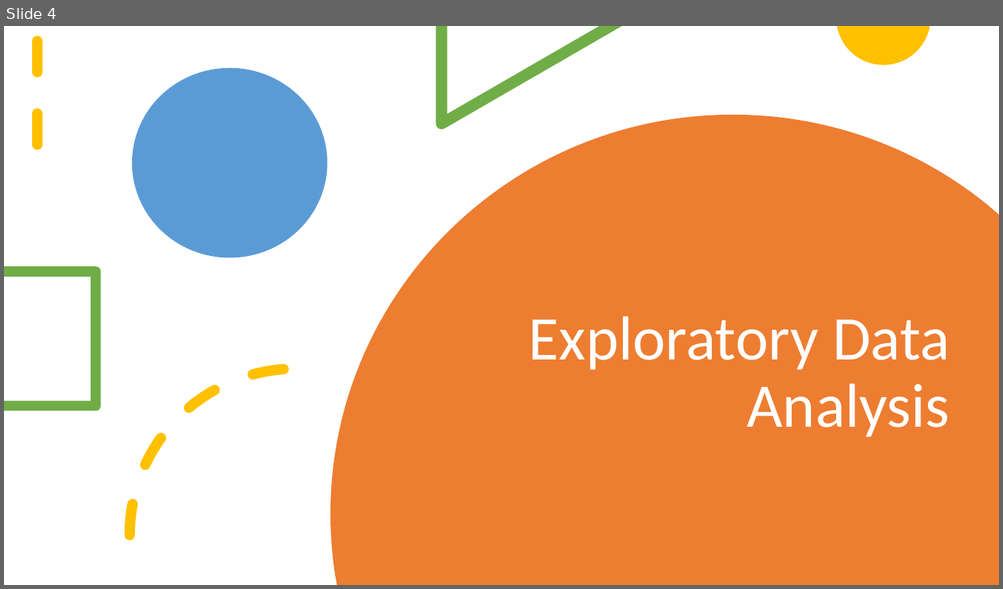
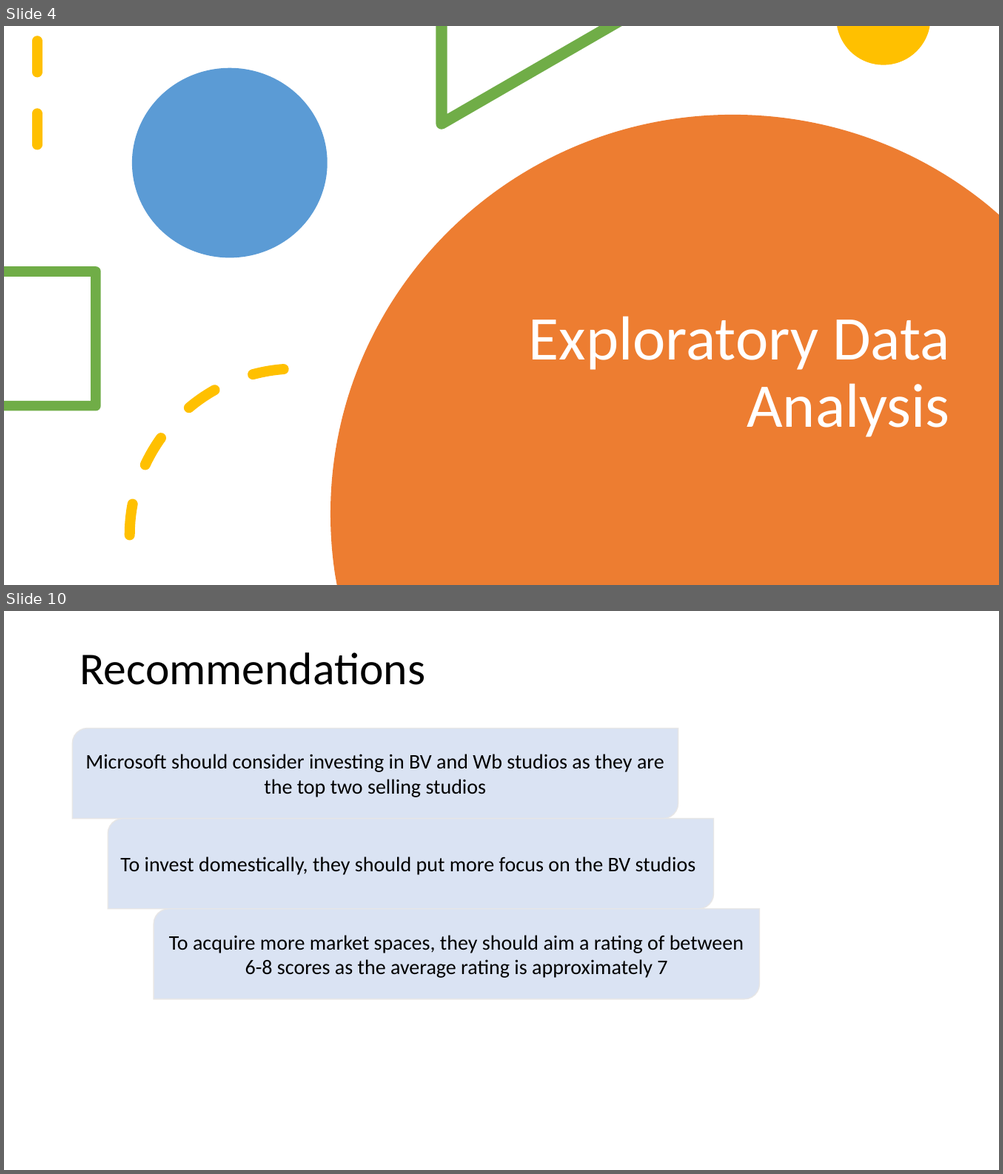
Before and after one commit to okudapascal/Phase_1-Project-Moringa, a slide deck: Presentation pascal v01.pptx. Shown one above the other, each under a label of ours: slide 4 before the commit, slides 4 and 10 after it; the slides between them are not shown. The pictures are 1003x589 and 1003x1174 pixels, drawn with LibreOffice and Linux fonts; fonts in the diff are those of the drawing. Boxes give left, top, right and bottom in pixels: in the first picture for what was removed or moved away, otherwise in the second. Text is boxed around its words. In the diff, an @@ line names an element or a change of style, - is before the commit and + after.

```diff
--- a/Presentation pascal v01.pptx
+++ b/Presentation pascal v01.pptx
@@ slide 10 added at (4,611,999,1170), background #FFFFFF @@
@@ title added at (79,652,425,685), 44 pt, text #000000 @@
+Recommendations
@@ round diag rect added at (73,728,678,818), fill #DAE3F3, outline #E7E6E6 1 pt, 20 pt, text #000000 @@
+Microsoft should consider investing in BV and Wb studios as they are the top two selling studios
@@ round diag rect added at (108,818,714,908), fill #DAE3F3, outline #E7E6E6 1 pt, 20 pt, text #000000 @@
+To invest domestically, they should put more focus on the BV studios
@@ round diag rect added at (154,909,760,999), fill #DAE3F3, outline #E7E6E6 1 pt, 20 pt, text #000000 @@
+To acquire more market spaces, they should aim a rating of between 6-8 scores as the average rating is approximately 7
```
Also in this commit, not shown: 1 slide changed, 6 other slides added, 5 slides removed.
